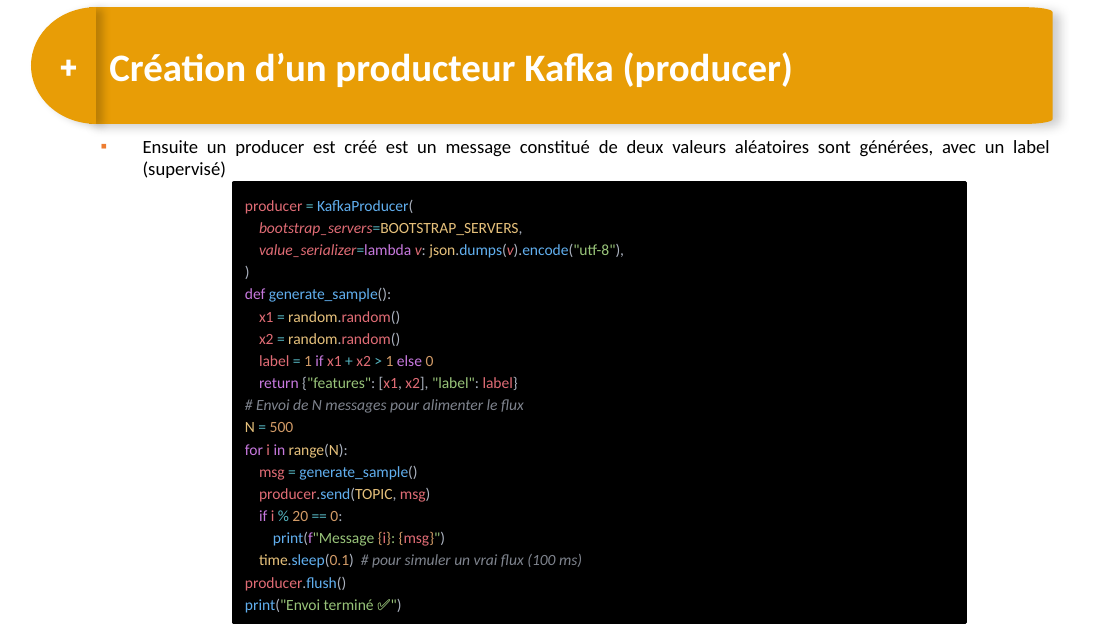
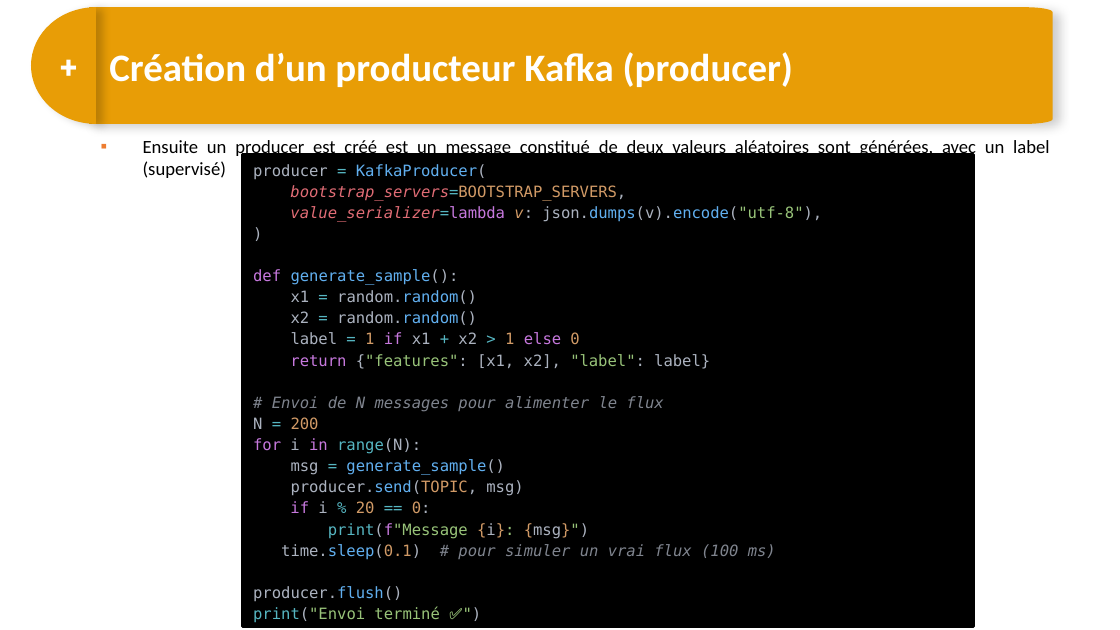
Before and after one commit to DARGOUARCH/spark_formation, a slide deck: slide 14 of 12 bis - Exercice-Kafka-Spark-Streaming.pptx. Drawn at 1120x630 pixels with LibreOffice and Linux fonts; fonts in the diff are those of the drawing. Boxes give left, top, right and bottom in pixels: in the first picture for what was removed or moved away, otherwise in the second. Text is boxed around its words. In the diff, an @@ line names an element or a change of style, - is before the commit and + after.

Commit message:
Nouveau exercice kafka

```diff
--- a/12 bis - Exercice-Kafka-Spark-Streaming.pptx
+++ b/12 bis - Exercice-Kafka-Spark-Streaming.pptx
@@ rectangle "producer = KafkaProducer(": place and size @@
-rectangle "producer = KafkaProducer(" at <box>234,183,965,623</box>
+rectangle "producer = KafkaProducer(" at <box>242,155,973,627</box>
@@ text in rectangle at <box>253,164,822,622</box>: font Calibri to DejaVu Sans Mono in "producer = KafkaProducer(", "bootstrap_servers=BOOTSTRAP_SERVERS,", "value_serializer=lambda v: json.dumps(v).encode("utf-8"),", "x1 = random.random()" and 9 more places; text colour #E06C75 to #ABB2BF in "producer", "json.dumps(v).encode("utf-8"),", "x1", "x2" and 6 more places; text colour #E5C07B to #D19A66 in "bootstrap_servers=BOOTSTRAP_SERVERS,", "producer.send(TOPIC,"; text colour #E06C75 to #D19A66 in "v:"; text colour #E5C07B to #ABB2BF in "json.dumps(v).encode("utf-8"),", "random.random()", "random.random()", "time.sleep(0.1)"; italic off in "json.dumps(v).encode("utf-8"),"; text colour #E06C75 to #61AFEF in "random.random()", "random.random()"; text colour #61AFEF to #56B6C2 in "print(f"Message", "print("Envoi"; line spacing 14.2pt to 1.13 @@
@@ text in rectangle at <box>253,269,459,285</box>: text changed; font Calibri to DejaVu Sans Mono @@
-)
-def generate_sample():
+)
+def generate_sample():
@@ text in rectangle at <box>253,354,710,454</box>: text changed; font Calibri to DejaVu Sans Mono @@
-return {"features": [x1, x2], "label": label}
-# Envoi de N messages pour alimenter le flux
-N = 500
-for i in range(N):
+return {"features": [x1, x2], "label": label}
+# Envoi de N messages pour alimenter le flux
+N = 200
+for i in range(N):
```
Also in this commit, not shown: 6 other slides changed, 2 slides added, 1 slide removed.
